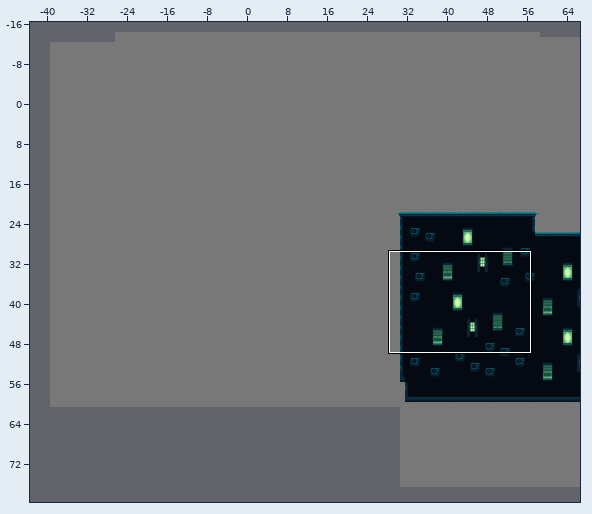
Two states of a Tiled map, NYMUS/Assets/TileMaps/Fase Musica/Mapa musica.tmx. The picture above shows the old version from afar; the outline marks the close-up.
Close-up. As it was:
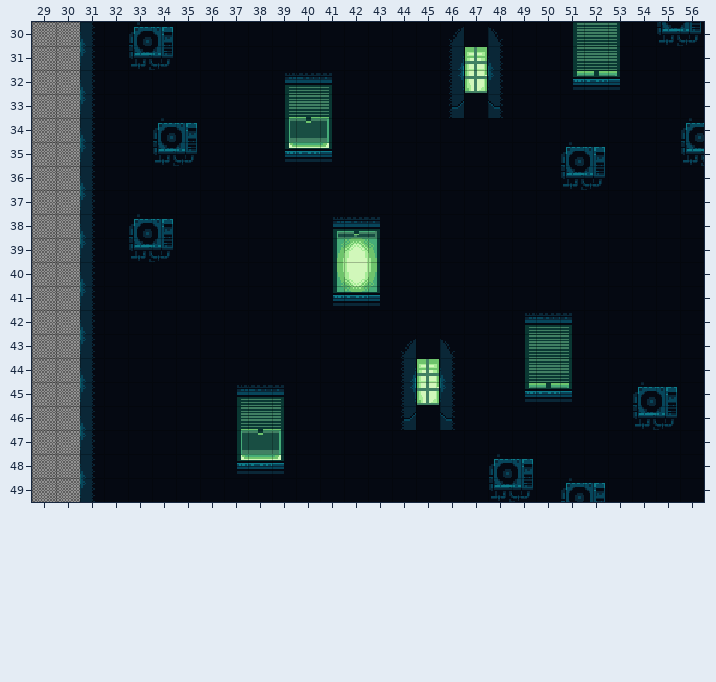
Cells are 16x16 px. Shown: x 29..56, y 30..49. The commit also changed other parts of the map, which this record leaves out.
New version:
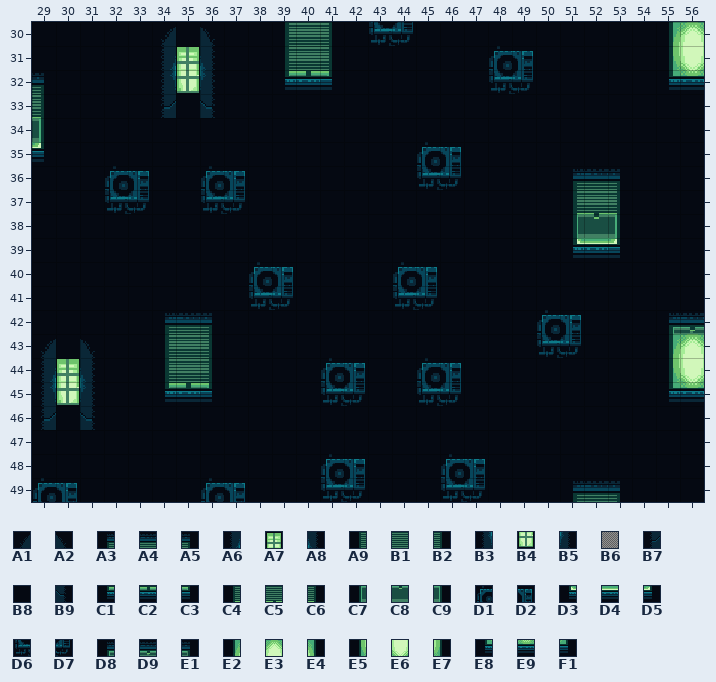
Key: from "tileset Musica": A1 27, A2 29, A3 38, A4 39, A5 40, A6 51, A7 52, A8 53, A9 62, B1 63, B2 64, B3 75, B4 76, B5 77, B6 93, B7 99, B8 100, B9 101, C1 110, C2 111, C3 112, C4 182, C5 183, C6 184, C7 206, C8 207, C9 208, D1 227, D2 228, D3 230, D4 231, D5 232, D6 251, D7 252, D8 278, D9 279, E1 280, E2 302, E3 303, E4 304, E5 326, E6 327, E7 328, E8 350, E9 351, F1 352.
__ is an empty cell, ## one hidden under a higher layer.
Tiles replaced or removed in this view: A1, A2, A3, A4, A5, A6, A7, A8, A9, B1, B2, B3, B4, B5, B6, B7, B8, B9, C1, C2, C3, C4, C5, C6, C7, C8, C9, D1, D2, D3, D4, D5, D6, D7, D8, D9, E1, E2, E3, E4, E5, E6, E7, E8, E9, F1.
From old to new:
Changed rows in their new state; .. is an unchanged cell.
Layer "mapa":
first column x 29:
30 ## ##
31 ## ##
32 ## ##
33 ## ##
34 ## ##
35 ## ##
36 ## ##
37 ## ##
38 ## ##
39 ## ##
40 ## ##
41 ## ##
42 ## ##
43 ## ##
44 ## ##
45 ## ##
46 ## ##
47 ## ##
48 ## ##
49 ## ##
Layer "Chao":
first column x 29:
30 B8 B8 B8 .. B8 A1 .. A2 .. .. A9 B1 B2 .. D6 D7 .. B8 .. B8 .. .. B8 B8 B8 .. E2 E3
31 B8 B8 B8 .. B8 A6 A7 A8 .. .. A9 B1 B2 .. .. .. .. B8 B8 D1 D2 .. B8 B8 B8 .. E5 E6
32 A5 B8 B8 .. .. B3 B4 B5 .. .. C1 C2 C3 .. .. .. .. B8 B8 D6 D7 .. B8 B8 B8 .. E8 E9
33 C6 B8 B8 .. .. B7 .. B9 .. .. B8 B8 B8 .. .. .. .. B8 .. B8 .. .. .. .. .. .. .. ..
34 C9 B8 B8 .. .. B8 B8 .. .. .. B8 B8 B8 .. .. .. .. .. .. .. .. .. .. .. .. .. .. B8
35 D5 B8 B8 .. .. B8 B8 .. .. .. B8 B8 B8 .. .. .. D1 D2 .. .. .. .. B8 B8 .. .. .. B8
36 B8 B8 B8 D1 D2 .. .. D1 D2 .. .. .. .. .. .. .. D6 D7 .. .. .. .. A3 A4 A5 .. .. ..
37 B8 B8 B8 D6 D7 .. .. D6 D7 .. .. .. .. .. .. .. .. .. .. .. .. .. C4 C5 C6 .. .. ..
38 B8 B8 B8 .. B8 B8 .. .. .. .. .. .. B8 B8 B8 .. .. .. .. .. .. .. C7 C8 C9 .. .. ..
39 B8 B8 B8 .. B8 B8 .. .. .. .. .. .. B8 B8 B8 .. .. .. .. .. .. .. D3 D4 D5 .. .. ..
40 B8 B8 B8 .. .. .. .. .. .. D1 D2 .. B8 B8 B8 D1 D2 .. .. .. .. .. .. .. .. .. .. ..
41 B8 B8 B8 .. .. .. .. .. .. D6 D7 .. B8 B8 B8 D6 D7 .. .. .. .. .. .. .. .. .. .. ..
42 B8 B8 B8 .. .. A3 A4 A5 .. .. .. .. .. .. .. .. .. .. .. .. B8 D1 D2 .. .. .. D8 D9
43 A1 B8 A2 .. .. A9 B1 B2 .. .. .. .. .. .. .. B8 .. B8 .. .. B8 D6 D7 .. .. .. E2 E3
44 A6 A7 .. .. .. A9 B1 B2 .. .. .. .. D1 D2 .. B8 D1 D2 .. .. B8 B8 B8 .. .. .. E5 E6
45 B3 B4 .. .. .. C1 C2 C3 B8 B8 B8 .. D6 D7 .. B8 D6 D7 .. .. B8 B8 B8 .. .. B8 E8 E9
46 B7 B8 B9 .. .. .. .. .. B8 B8 B8 .. .. .. .. B8 .. B8 .. .. .. .. .. .. .. B8 B8 ..
47 B8 B8 B8 .. .. .. .. .. B8 B8 B8 .. .. .. .. .. .. .. .. .. .. .. .. .. .. .. .. ..
48 B8 B8 B8 .. .. .. .. .. B8 B8 B8 .. D1 D2 .. .. .. D1 D2 B8 B8 .. .. .. .. .. .. ..
49 D1 D2 B8 .. .. .. .. D1 D2 .. .. .. D6 D7 .. .. .. D6 D7 B8 B8 .. A3 A4 A5 .. .. ..
